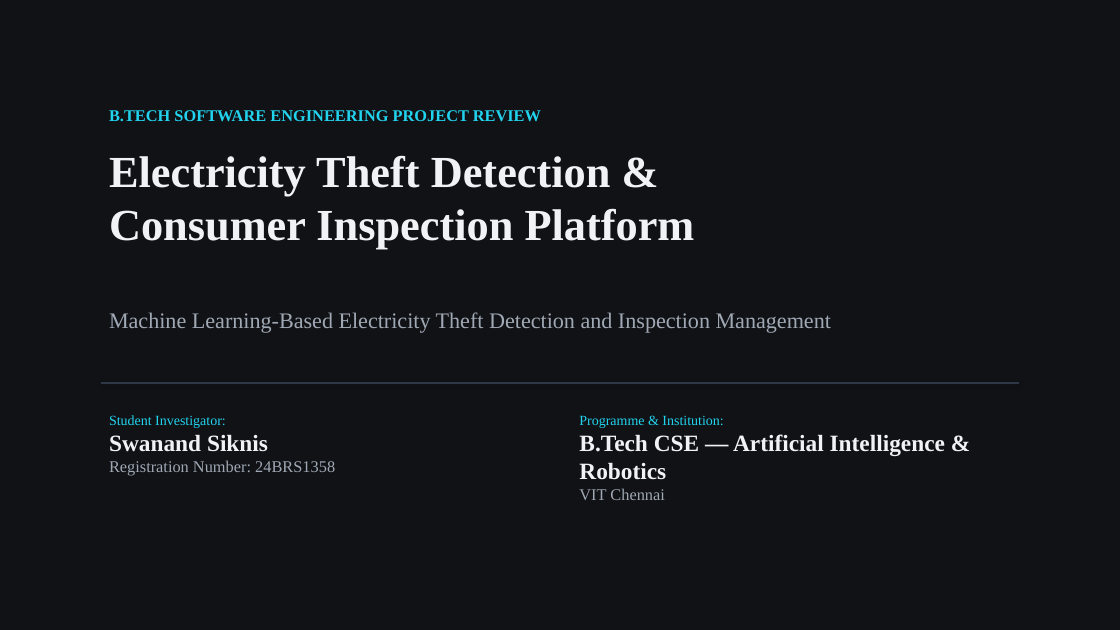
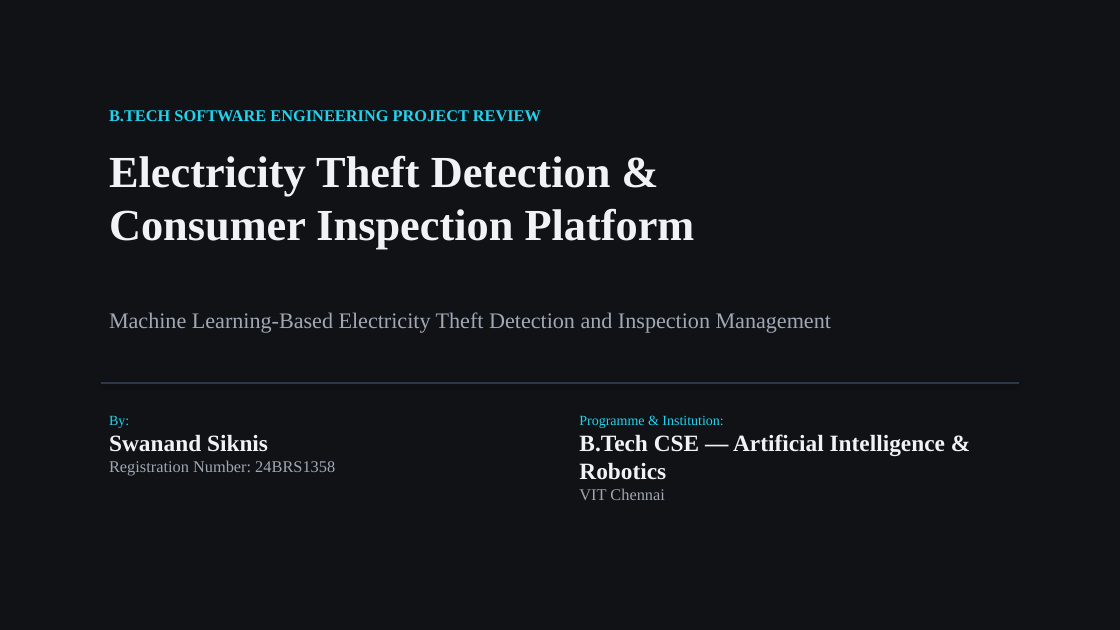
Before and after one commit to swanand70/PowerConnect_ML_Based_Electricity_Theft_Prediction, a slide deck: slide 1 of Electricity_Theft_Intelligence_Project_Presentation_Final.pptx. Drawn at 1120x630 pixels with LibreOffice and Linux fonts; fonts in the diff are those of the drawing. Boxes give left, top, right and bottom in pixels: in the first picture for what was removed or moved away, otherwise in the second. Text is boxed around its words. In the diff, an @@ line names an element or a change of style, - is before the commit and + after.

```diff
--- a/Electricity_Theft_Intelligence_Project_Presentation_Final.pptx
+++ b/Electricity_Theft_Intelligence_Project_Presentation_Final.pptx
@@ text at (109,416,129,428): text changed @@
-Student Investigator:
+By:
```
Also in this commit, not shown: 3 other slides changed, 1 slide removed, 43 other files.
